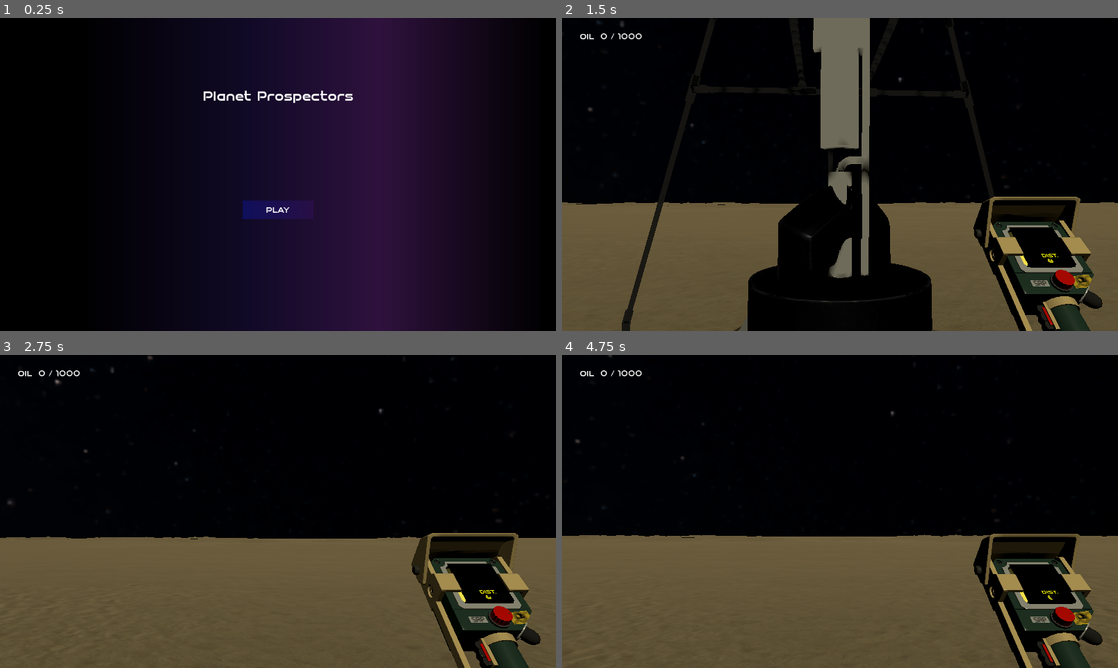
Above: before the commit, frames 1-4 (two rows, left to right).
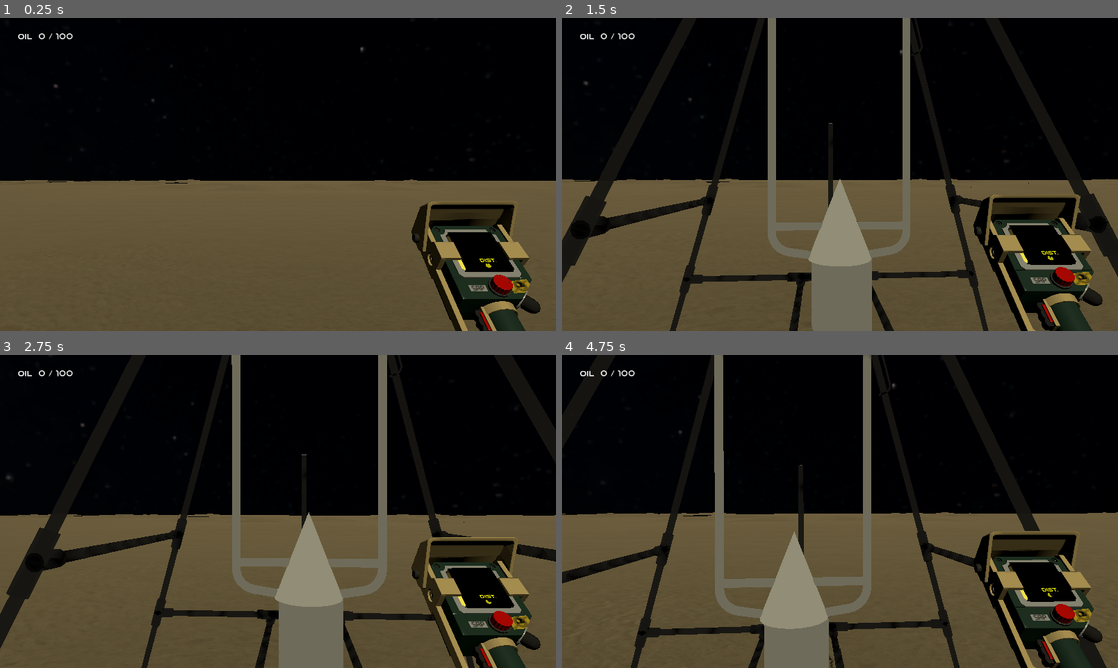
Above: after the commit, the same moments.

Repository: drussillo/Planet-Prospectors
Game: Godot game, scene res://scenes/main.tscn
The game is run twice, just before and just after one commit, with the same random seed, the same clock (stepped at 60 frames per second) and the same inputs. Before the commit the project starts from res://scenes/main_menu.tscn. Sound files missing from this copy of the repository are replaced by a short silence.
Inputs (mouse positions are in pixels of both pictures, inside the frame that each line leads up to):
- Up to frame 1 (0.25 s): no input
- Up to frame 2 (1.5 s): click (840, 208) at 0.5 s, where only the run before the commit has a clickable "PLAY"; move the mouse to (867, 174) at 1.27 s; hold W (forward) from 1.28 s (still down); tap F (interact) at 1.35 s
- Up to frame 3 (2.75 s): keep holding W (forward); tap Space (jump) at 1.52, 2.27 s; move the mouse to (250, 511) at 2.02 s; tap E (scan) at 2.1 s
- Up to frame 4 (4.75 s): keep holding W (forward); move the mouse to (851, 505) at 2.77 s; tap F (interact) at 2.85, 4.35 s; move the mouse to (834, 517) at 3.52 s; tap E (scan) at 3.6 s; tap Space (jump) at 3.77, 4.52 s; move the mouse to (878, 514) at 4.27 s

The runs differ from the first frame. In frame 1, 72% of the frame differs, in the area x 0-100%, y 0-100%; in frame 2, 29%; in frame 3, 21%; in frame 4, 19%.

Commit message:
Added rocket sound

Diff:
--- a/planet-prospectors/project.godot
+++ b/planet-prospectors/project.godot
@@ -11,7 +11,7 @@
 [application]
 
 config/name="Planet Prospectors"
-run/main_scene="uid://gob4ayb4vr7s"
+run/main_scene="uid://b082askvuq360"
 config/features=PackedStringArray("4.6", "Forward Plus")
 config/icon="res://icon.svg"
 
--- a/planet-prospectors/scenes/drill.tscn
+++ b/planet-prospectors/scenes/drill.tscn
@@ -6,8 +6,11 @@
 [ext_resource type="AudioStream" uid="uid://b75iyvdm2yxht" path="res://assets/objects/freesound_community-drill_sound-77500_stop.wav" id="4_nx8ti"]
 [ext_resource type="AudioStream" uid="uid://cqipnvhuqnd87" path="res://assets/objects/freesound_community-drill_sound-77500_place.wav" id="5_cljqy"]
 [ext_resource type="PackedScene" uid="uid://d1ed3o25qaano" path="res://assets/objects/Goddard's_Rocket.glb" id="6_apcyi"]
+[ext_resource type="AudioStream" uid="uid://lb0e52sox7t0" path="res://assets/objects/jci21-rocket-launch-sfx-253937.mp3" id="7_ovkcx"]
 
-[node name="Drill" type="Node3D" unique_id=1771076 groups=["drill"]]
+[sub_resource type="BoxShape3D" id="BoxShape3D_apcyi"]
+
+[node name="Drill" type="StaticBody3D" unique_id=460046175 groups=["drill"]]
 script = ExtResource("1_vm0cf")
 
 [node name="drillmodel" parent="." unique_id=117406260 instance=ExtResource("2_e80ml")]
@@ -24,3 +27,12 @@
 
 [node name="Goddard\'s_Rocket" parent="." unique_id=183037519 instance=ExtResource("6_apcyi")]
 transform = Transform3D(0.05, 0, 0, 0, 0.05, 0, 0, 0, 0.05, 0, 0, 0)
+
+[node name="CollisionShape3D" type="CollisionShape3D" parent="." unique_id=878002007]
+transform = Transform3D(3.05, 0, 0, 0, 4, 0, 0, 0, 2.1, 0, 2, 0)
+shape = SubResource("BoxShape3D_apcyi")
+
+[node name="rocketsound" type="AudioStreamPlayer3D" parent="." unique_id=1302006224]
+stream = ExtResource("7_ovkcx")
+unit_size = 40.0
+max_distance = 1000.0
--- a/planet-prospectors/scripts/player.gd
+++ b/planet-prospectors/scripts/player.gd
@@ -18,7 +18,7 @@
 var current_oil = 0
 var drilling = false
 var drill
-const OBJECTIVE = 1000
+const OBJECTIVE = 100
 var soundstopped = false
 
 func _ready() -> void:
@@ -109,6 +109,8 @@
 	if current_oil >= OBJECTIVE && drilling && drill.chunk.oil_amount == 0:
 		drill.velocityY += 0.00001
 		drill.velocityY *= 1.05
+		if !drill.get_node("rocketsound").is_playing():
+			drill.get_node("rocketsound").play()
 		# TODO: add winstate
 
 	print(current_chunk.oil_amount, "  ", current_oil)
Not shown, added: planet-prospectors/assets/objects/jci21-rocket-launch-sfx-253937.mp3.import
Not shown: 1 places in planet-prospectors/scenes/main_menu.tscn that only renumber resources
Not shown, added: planet-prospectors/assets/objects/jci21-rocket-launch-sfx-253937.mp3
